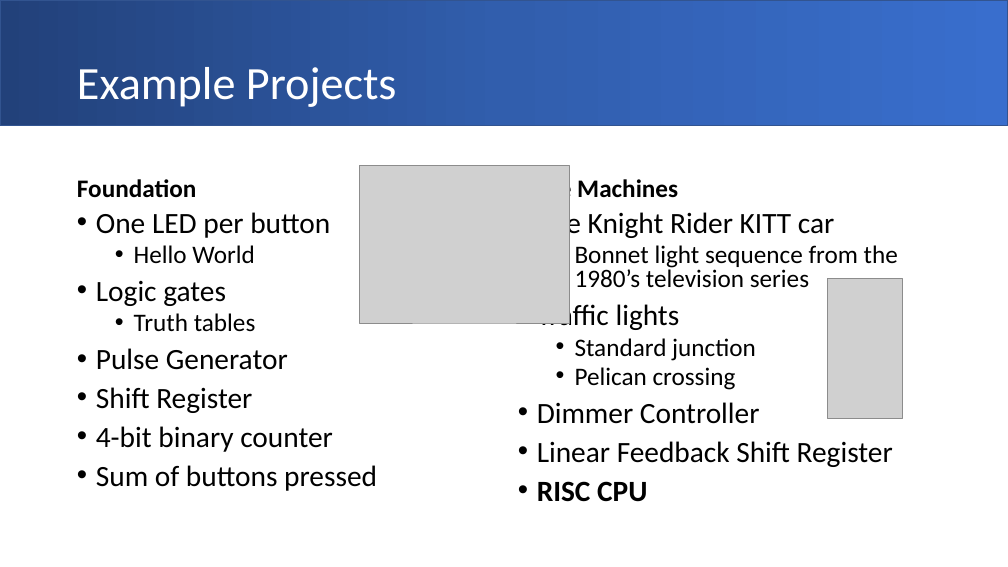
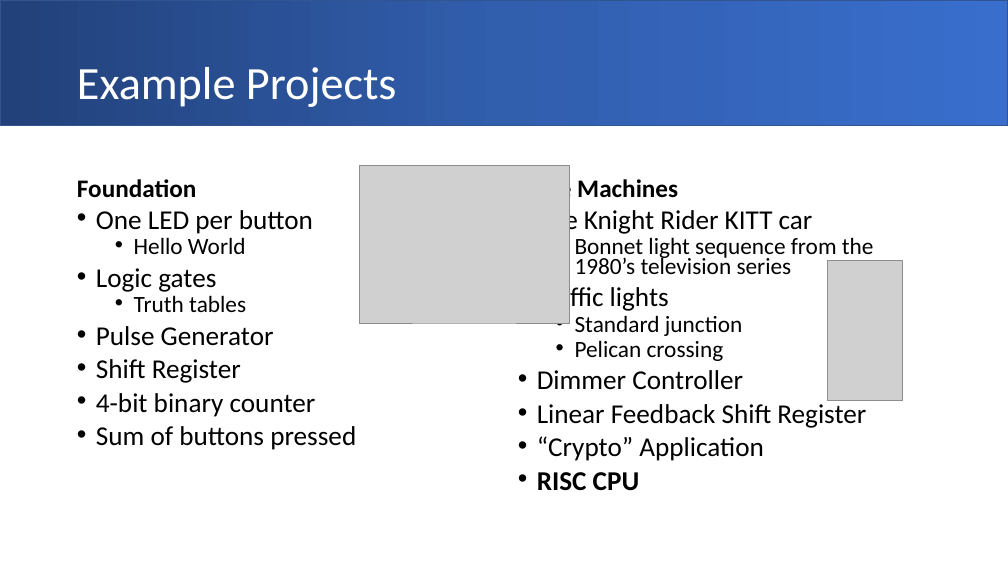
Before and after one commit to house-of-abbey/scratch_vhdl, a slide deck: slide 9 of docs/Training/Scratch_VHDL_Advert.pptx. Drawn at 1008x567 pixels with LibreOffice and Linux fonts; fonts in the diff are those of the drawing; grey boxes stand for pictures. Boxes give left, top, right and bottom in pixels: in the first picture for what was removed or moved away, otherwise in the second. Text is boxed around its words. In the diff, an @@ line names an element or a change of style, - is before the commit and + after.

Commit message:
Update Scratch_VHDL_Advert.pptx
Added "Crypto" application

```diff
--- a/docs/Training/Scratch_VHDL_Advert.pptx
+++ b/docs/Training/Scratch_VHDL_Advert.pptx
@@ text "One LED per button" at (x1=96, y1=210, x2=356, y2=450): size 28 to 25.9 pt in "One LED per button", "Logic gates", "Pulse Generator", "Shift Register" and 2 more places; size 24 to 22.2 pt in "Hello World", "Truth tables"; line spacing 0.8 to 0.7 @@
@@ text at (x1=537, y1=206, x2=874, y2=491): size 28 to 25.9 pt in "The Knight Rider KITT car", "Traffic lights", "Dimmer Controller", "Linear Feedback Shift Register" and 1 more places; size 24 to 22.2 pt in "Bonnet light sequence from the 1980’s television ...", "Standard junction", "Pelican crossing"; line spacing 0.8 to 0.7 @@
@@ picture moved from (x1=828, y1=279, x2=902, y2=419) to (x1=828, y1=261, x2=902, y2=401) @@
@@ text at (x1=537, y1=436, x2=764, y2=461): paragraph added @@
+• “Crypto” Application
```
